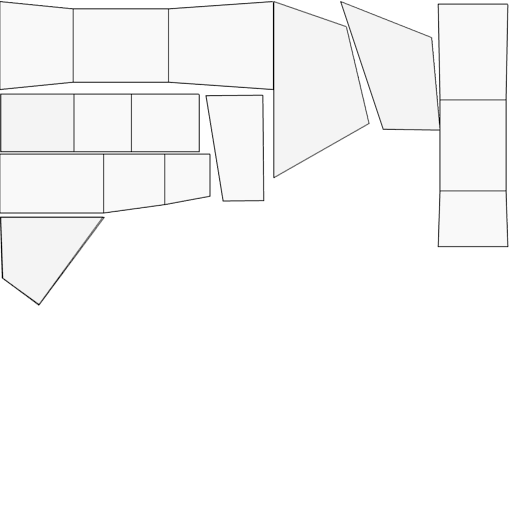
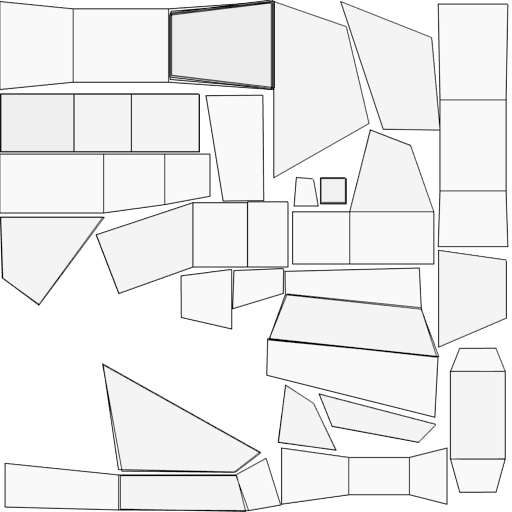
Revision of a layered 512×512 image; what changed, layer by layer:
added layer "corbrskr.png #10" above "corbrskr.png #9" over bbox(293, 176, 347, 207)
added layer "corbrskr.png #9" above "corbrskr.png #8" over bbox(277, 384, 448, 505)
added layer "corbrskr.png #8" above "corbrskr.png #7" over bbox(4, 363, 282, 512)
added layer "corbrskr.png #7" above "corbrskr.png #6" over bbox(318, 347, 506, 493)
added layer "corbrskr.png #6" above "corbrskr.png #5" over bbox(180, 177, 440, 418)
added layer "corbrskr.png #5" above "corbrskr.png #4" over bbox(0, 93, 507, 348)
added layer "corbrskr.png #4" above "corbrskr.png #3" over bbox(95, 0, 289, 295)
added layer "corbrskr.png #3" above "corbrskr.png #2" over bbox(169, 0, 435, 265)
